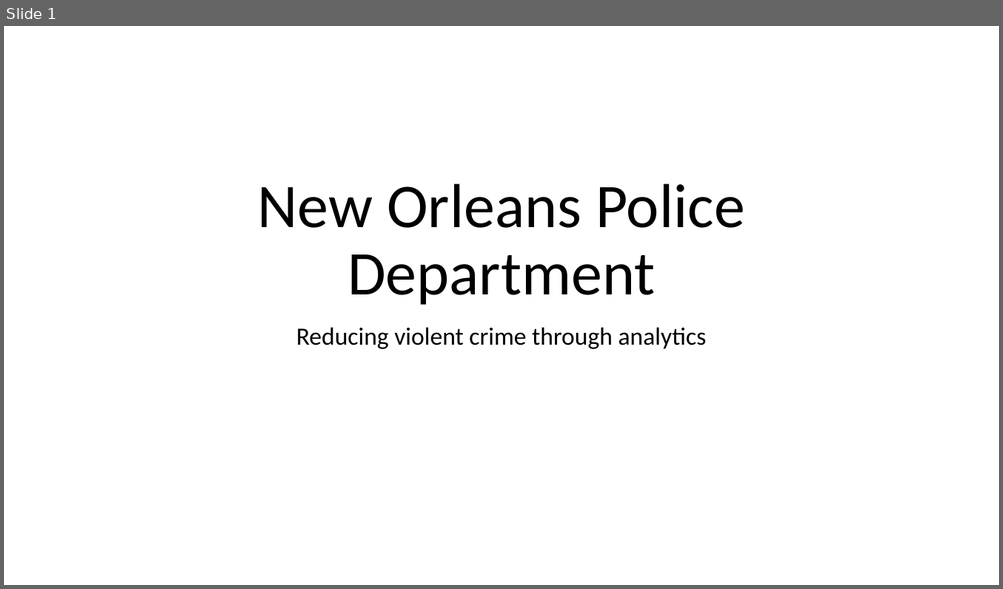
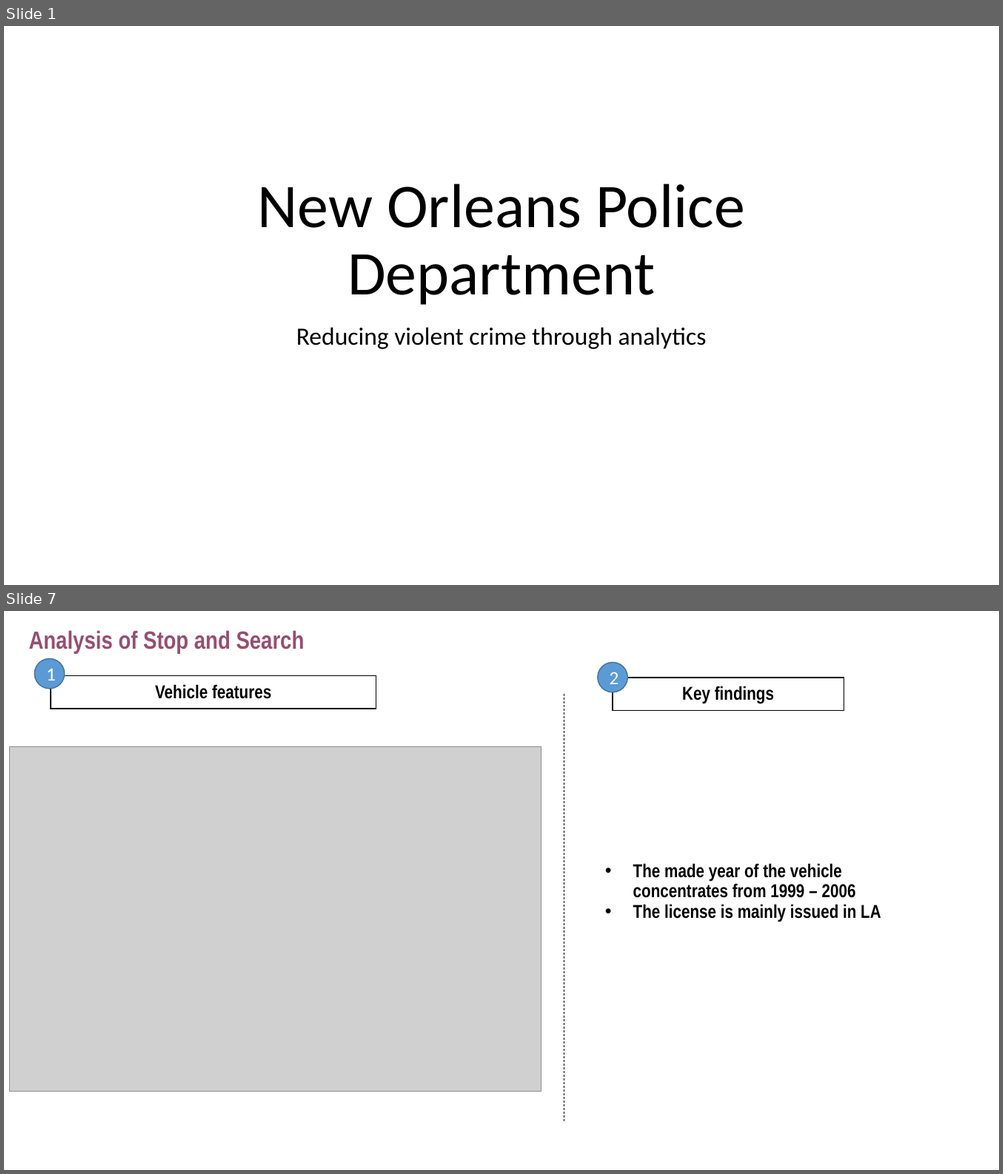
Before and after one commit to nikhilba/NOLA, a slide deck: Presentation/NOLA_Midterm_Presentation.pptx. Shown one above the other, each under a label of ours: slide 1 before the commit, slides 1 and 7 after it; the slides between them are not shown. The pictures are 1003x589 and 1003x1174 pixels, drawn with LibreOffice and Linux fonts; fonts in the diff are those of the drawing; grey boxes stand for pictures. Boxes give left, top, right and bottom in pixels: in the first picture for what was removed or moved away, otherwise in the second. Text is boxed around its words. In the diff, an @@ line names an element or a change of style, - is before the commit and + after.

```diff
--- a/Presentation/NOLA_Midterm_Presentation.pptx
+++ b/Presentation/NOLA_Midterm_Presentation.pptx
@@ slide 7 added at box(4, 611, 999, 1170), background #FFFFFF @@
@@ title added at box(29, 630, 304, 654), 24 pt, text #954F72, bold @@
+Analysis of Stop and Search
@@ ellipse added at box(34, 659, 65, 689), fill #5B9BD5, outline #43739E 1 pt, 18 pt, text #FFFFFF @@
+1
@@ rectangle added at box(51, 676, 376, 709), fill #FFFFFF, outline #000000 1 pt, 18 pt, text #000000, bold @@
+Vehicle features
@@ ellipse added at box(597, 663, 627, 692), fill #5B9BD5, outline #43739E 1 pt, 18 pt, text #FFFFFF @@
+2
@@ line added from (564, 694) to (564, 1123), #000000 0.5 pt dashed @@
@@ rectangle added at box(613, 678, 844, 710), fill #FFFFFF, outline #000000 1 pt, 18 pt, text #000000, bold @@
+Key findings
@@ picture added at box(9, 747, 540, 1092) @@
@@ rectangle added at box(597, 876, 919, 908), fill #FFFFFF, 18 pt, text #000000, bold @@
+• The made year of the vehicle concentrates from 1999 – 2006
+• The license is mainly issued in LA
```
Also in this commit, not shown: 1 slide changed, 8 other slides added.
